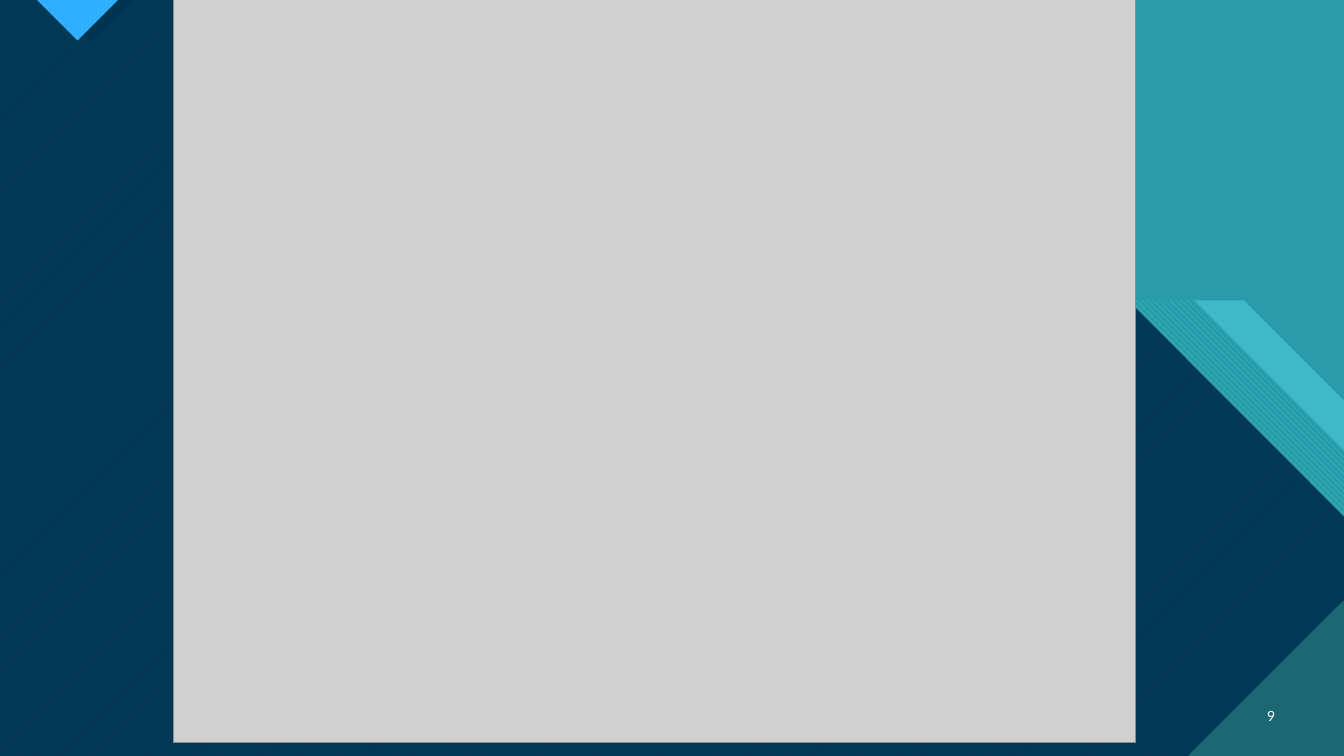
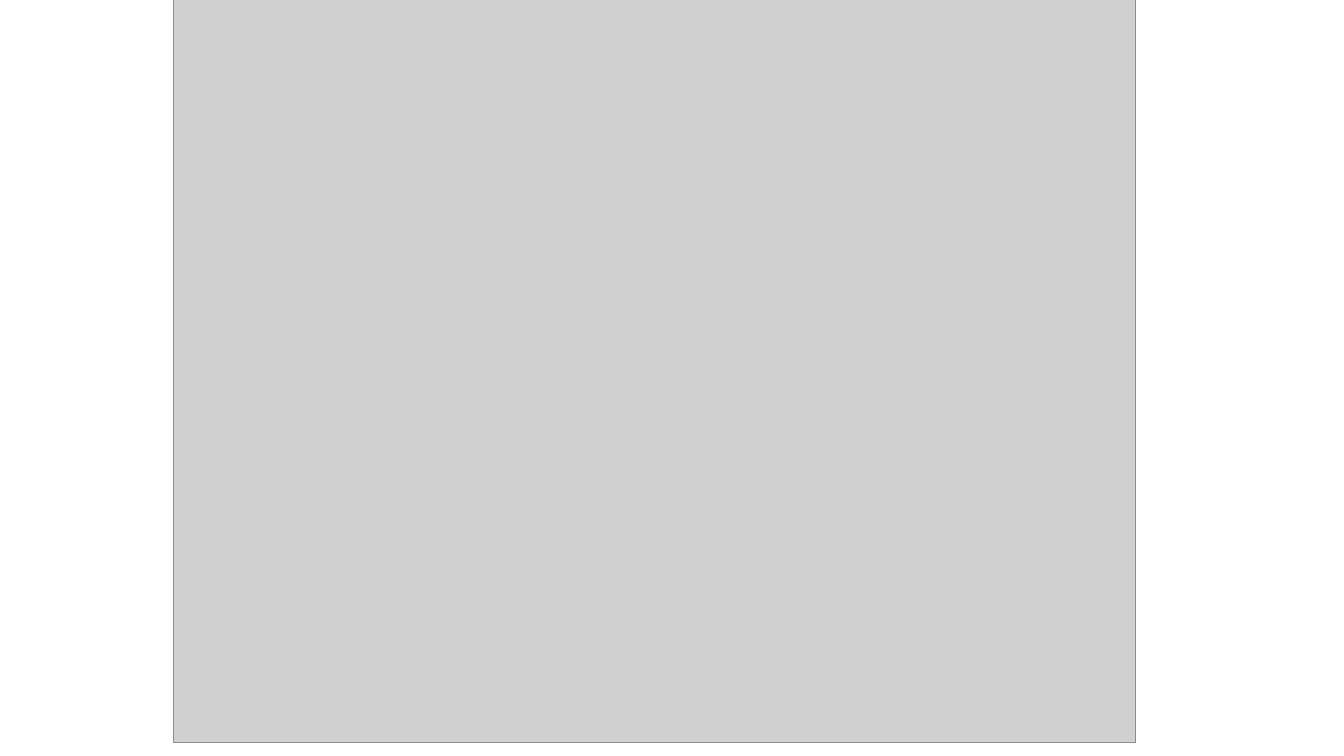
Before and after one commit to CrisQueCris/Houseprices, a slide deck: slide 9 of Final PresentationKC.pptx. Drawn at 1344x756 pixels with LibreOffice and Linux fonts; fonts in the diff are those of the drawing; grey boxes stand for pictures. Boxes give left, top, right and bottom in pixels: in the first picture for what was removed or moved away, otherwise in the second. Text is boxed around its words. In the diff, an @@ line names an element or a change of style, - is before the commit and + after.

Commit message:
ppt

```diff
--- a/Final PresentationKC.pptx
+++ b/Final PresentationKC.pptx
@@ rectangle removed at box(0, 0, 1344, 756) @@
@@ freeform shape removed at box(0, 0, 1344, 756) @@
@@ freeform shape removed at box(0, 0, 1344, 756) @@
@@ freeform shape removed at box(0, 0, 1344, 756) @@
@@ rectangle removed at box(0, 0, 1344, 756) @@
@@ freeform shape removed at box(0, 0, 1344, 756) @@
@@ freeform shape removed at box(0, 0, 1344, 756) @@
@@ freeform shape removed at box(0, 0, 1344, 756) @@
@@ freeform shape removed at box(38, 0, 119, 41) @@
@@ freeform shape removed at box(38, 0, 119, 41) @@
@@ freeform shape removed at box(49, 0, 133, 43) @@
@@ freeform shape removed at box(66, 0, 1344, 756) @@
@@ freeform shape removed at box(66, 0, 1344, 756) @@
@@ snip rect removed at box(0, 149, 1344, 684) @@
@@ snip rect removed at box(0, 149, 1344, 684) @@
@@ freeform shape removed at box(1189, 601, 1344, 756) @@
@@ freeform shape removed at box(1189, 601, 1344, 756) @@
@@ page number removed at box(1267, 711, 1275, 721) @@
-9
```
Also in this commit, not shown: 1 other slide changed, 1 other file.
